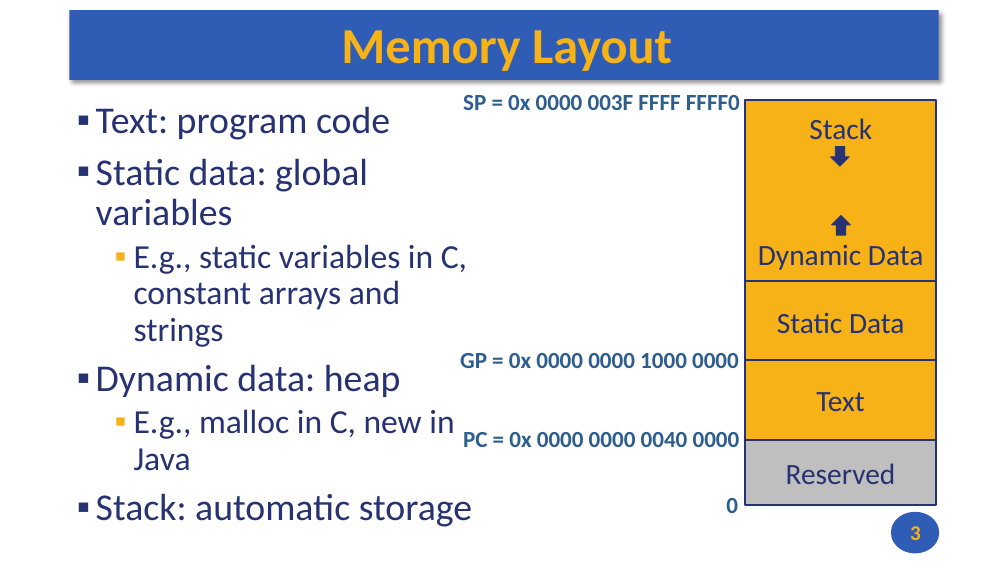
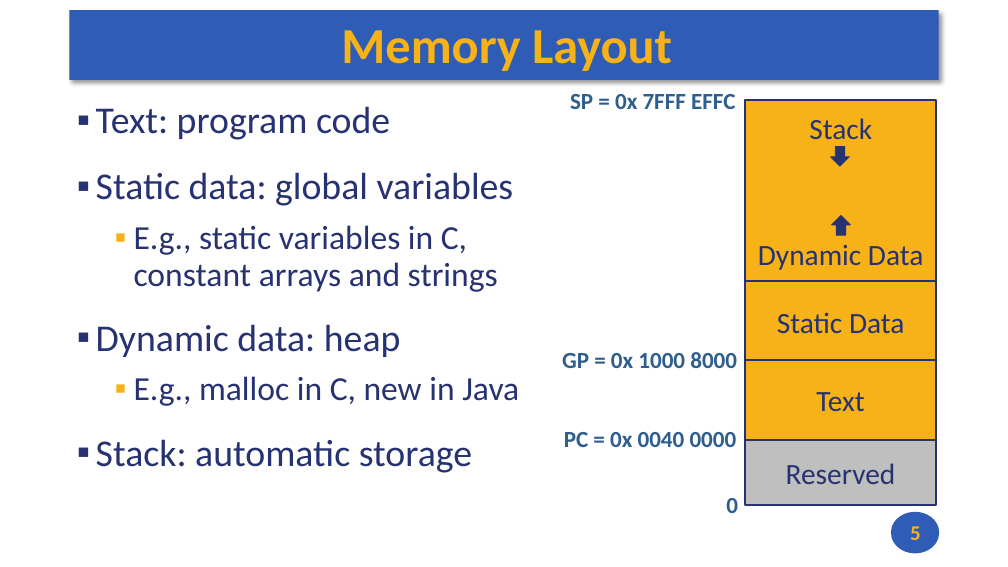
Before and after one commit to andrewt0301/hse-acos-course, a slide deck: slide 5 of docs/part1ca/04_Instructions/CA_Lecture_04.pptx (slide 3 before the commit). Drawn at 1008x567 pixels with LibreOffice and Linux fonts; fonts in the diff are those of the drawing. Boxes give left, top, right and bottom in pixels: in the first picture for what was removed or moved away, otherwise in the second. Text is boxed around its words. In the diff, an @@ line names an element or a change of style, - is before the commit and + after.

```diff
--- a/docs/part1ca/04_Instructions/CA_Lecture_04.pptx
+++ b/docs/part1ca/04_Instructions/CA_Lecture_04.pptx
@@ text "Text: program code" at <box>96,106,519,473</box>: more space between paragraphs @@
@@ text at <box>570,94,735,109</box>: text changed @@
-SP = 0x 0000 003F FFFF FFFF0
+SP = 0x 7FFF EFFC
@@ text at <box>562,352,737,368</box>: text changed @@
-GP = 0x 0000 0000 1000 0000
+GP = 0x 1000 8000
@@ text at <box>564,432,737,447</box>: text changed @@
-PC = 0x 0000 0000 0040 0000
+PC = 0x 0040 0000
@@ page number at <box>910,526,921,540</box>: text changed @@
-3
+5
```
Also in this commit, not shown: 3 other slides changed, 2 slides added, 2 other files.
